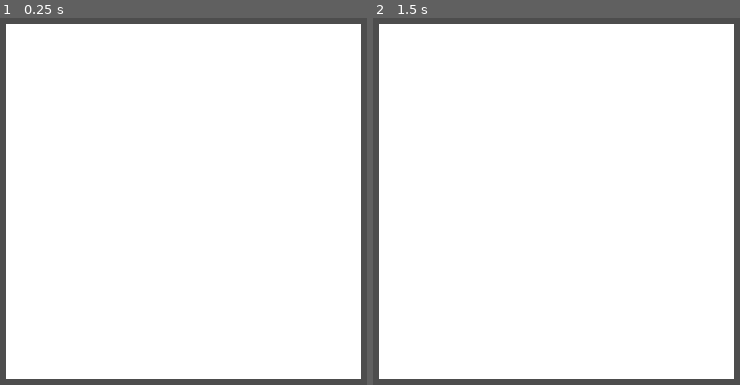
Above: before the commit, frames 1-2 (left to right).
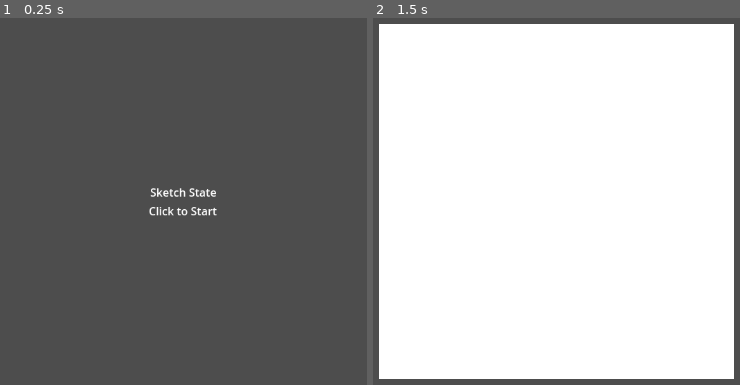
Above: after the commit, the same moments.

Repository: cgo722/Propaganda
Game: Godot game, scene res://MainScene.tscn
Two runs of this game, one before a commit and one after it. Both use one fixed random seed, a clock stepped at 60 frames per second and the inputs below.
Inputs (mouse positions are in pixels of both pictures, inside the frame that each line leads up to):
- Up to frame 1 (0.25 s): no input
- Up to frame 2 (1.5 s): tap Enter at 0.5 s; move the mouse to (732, 179) at 0.52 s; click (732, 179) at 0.67 s; tap Space at 1.25 s; move the mouse to (395, 223) at 1.27 s; click (395, 223) at 1.42 s

The runs differ from the first frame. In frame 1, 93% of the frame differs, in the area x 1-99%, y 1-99%; in frame 2, nothing differs.

Commit message:
Got a main menu working. Started making Scenario Resources. I made a Player Resource as well.

Diff:
--- a/Gamemanager.gd
+++ b/Gamemanager.gd
@@ -1,14 +1,23 @@
 extends Node
+
+enum GameState { MENU, PLAYING, EVENT, RESULT, GAME_OVER }
+
+@export var player_resource: Resource
+
+var current_state: GameState = GameState.MENU
 
 @export var poster_events: Array[Resource] = []
 @export var council_events: Array[Resource] = []
 
+@export var main_menu_scene: PackedScene
+@export var canvas_scene: PackedScene
 
 var preloaded_poster_events: Array[Resource] = []
 var preloaded_council_events: Array[Resource] = []
 
 func _ready():
 	preload_random_events()
+	_show_main_menu()
 
 func preload_random_events():
 	preloaded_poster_events.clear()
@@ -33,16 +42,69 @@
 	return preloaded_council_events.pop_front()
 
 
+func set_state(new_state: GameState):
+	current_state = new_state
+	match new_state:
+		GameState.MENU:
+			# Handle menu setup
+			pass
+		GameState.PLAYING:
+			# Begin run or resume loop
+			pass
+		GameState.EVENT:
+			_on_enter_event_state()
+		GameState.RESULT:
+			# Show evaluation or results
+			pass
+		GameState.GAME_OVER:
+			# Handle game over logic
+			pass
+
 # Advances to the next event, automatically choosing from poster or council pools.
-func advance_to_next_event() -> Resource:
+func advance_to_next_event() -> void:
+	set_state(GameState.EVENT)
+
+func _on_enter_event_state():
 	if preloaded_poster_events.is_empty() and preloaded_council_events.is_empty():
 		preload_random_events()
 
+	var next_event: Resource = null
+
 	if randi() % 2 == 0 and not preloaded_poster_events.is_empty():
-		return preloaded_poster_events.pop_front()
+		next_event = preloaded_poster_events.pop_front()
 	elif not preloaded_council_events.is_empty():
-		return preloaded_council_events.pop_front()
+		next_event = preloaded_council_events.pop_front()
 	elif not preloaded_poster_events.is_empty():
-		return preloaded_poster_events.pop_front()
+		next_event = preloaded_poster_events.pop_front()
+
+	if next_event != null:
+		# Show or process the next event here
+		print("Next event loaded:", next_event)
 	else:
-		return null
+		set_state(GameState.GAME_OVER)
+
+
+# Helper functions for scene management
+func _show_main_menu():
+	if not main_menu_scene:
+		push_error("main_menu_scene is not assigned.")
+		return
+	var main_menu = main_menu_scene.instantiate()
+	add_child(main_menu)
+	main_menu.connect("start_game", Callable(self, "_on_start_game"))
+
+func _on_start_game():
+	var main_menu = get_node("MainMenu")
+	if main_menu:
+		main_menu.queue_free()
+
+	if not canvas_scene:
+		push_error("canvas_scene is not assigned.")
+		return
+	var canvas = canvas_scene.instantiate()
+	add_child(canvas)
+	if player_resource:
+		print("Loaded player resource:", player_resource)
+	else:
+		push_error("player_resource is not assigned.")
+	set_state(GameState.PLAYING)
--- a/MainScene.tscn
+++ b/MainScene.tscn
@@ -1,16 +1,12 @@
-[gd_scene load_steps=3 format=3 uid="uid://b80w8xfo5xyax"]
+[gd_scene load_steps=5 format=3 uid="uid://b80w8xfo5xyax"]
 
 [ext_resource type="Script" uid="uid://dtkq4iryfab8v" path="res://Gamemanager.gd" id="1_3mqji"]
+[ext_resource type="PackedScene" uid="uid://dpvj5c0rs5yt7" path="res://Scenes/UI/Main Menu.tscn" id="2_rpqi1"]
+[ext_resource type="Resource" uid="uid://drw0t80ih0s4o" path="res://Player.tres" id="2_uxrcv"]
 [ext_resource type="PackedScene" uid="uid://bwucweamgsob8" path="res://Scenes/Drawing/Drawing Canvas.tscn" id="2_x4av3"]
 
 [node name="Gamemanager" type="Node"]
 script = ExtResource("1_3mqji")
-
-[node name="DrawingCanvas" parent="." instance=ExtResource("2_x4av3")]
-anchors_preset = 8
-anchor_left = 0.5
-anchor_top = 0.5
-anchor_right = 0.5
-anchor_bottom = 0.5
-size_flags_horizontal = 4
-size_flags_vertical = 4
+player_resource = ExtResource("2_uxrcv")
+main_menu_scene = ExtResource("2_rpqi1")
+canvas_scene = ExtResource("2_x4av3")
--- /dev/null
+++ b/Player.tres
@@ -0,0 +1,16 @@
+[gd_resource type="Resource" script_class="PlayerResource" load_steps=2 format=3 uid="uid://drw0t80ih0s4o"]
+
+[ext_resource type="Script" uid="uid://bliww08418swj" path="res://PlayerResource.gd" id="1_vo43o"]
+
+[resource]
+script = ExtResource("1_vo43o")
+player_name = "The Royal Illustrator"
+age = 15
+favor = 5
+society = 5
+chaos = 0
+tools_unlocked = Array[String](["brush_basic", "black"])
+current_modifiers = Array[String]([])
+scenario_history = Array[Resource]([])
+turns_survived = 0
+metadata/_custom_type_script = "uid://bliww08418swj"
--- /dev/null
+++ b/PlayerResource.gd
@@ -0,0 +1,13 @@
+extends Resource
+
+class_name PlayerResource
+
+@export var player_name: String = "The Royal Illustrator"
+@export var age: int = 0
+@export var favor: int = 5 # King’s opinion (0-10 scale)
+@export var society: int = 5 # Public opinion (0-10 scale)
+@export var chaos: int = 0 # Optional: for random events
+@export var tools_unlocked: Array[String] = ["brush_basic", "black"] # Drawing tools/colors
+@export var current_modifiers: Array[String] = [] # Active boss effects or chaos rules
+@export var scenario_history: Array[Resource] = [] # Previously seen ScenarioResources
+@export var turns_survived: int = 0
--- /dev/null
+++ b/Scenes/Events/EventUI.tscn
@@ -0,0 +1,36 @@
+[gd_scene load_steps=2 format=3 uid="uid://dcfxn6v5w7xo4"]
+
+[sub_resource type="StyleBoxFlat" id="StyleBoxFlat_mjc3n"]
+bg_color = Color(0.728883, 0.561414, 0.431656, 1)
+
+[node name="EventUi" type="Control"]
+layout_mode = 3
+anchors_preset = 15
+anchor_right = 1.0
+anchor_bottom = 1.0
+grow_horizontal = 2
+grow_vertical = 2
+
+[node name="VBoxContainer" type="VBoxContainer" parent="."]
+layout_mode = 1
+anchors_preset = 8
+anchor_left = 0.5
+anchor_top = 0.5
+anchor_right = 0.5
+anchor_bottom = 0.5
+offset_left = -40.5
+offset_top = -20.0
+offset_right = 40.5
+offset_bottom = 20.0
+grow_horizontal = 2
+grow_vertical = 2
+
+[node name="Label" type="Label" parent="VBoxContainer"]
+layout_mode = 2
+text = "Event Text"
+
+[node name="Panel" type="Panel" parent="VBoxContainer"]
+custom_minimum_size = Vector2(348.47, 346.55)
+layout_mode = 2
+size_flags_horizontal = 4
+theme_override_styles/panel = SubResource("StyleBoxFlat_mjc3n")
--- /dev/null
+++ b/Scenes/Events/Poster Event/Regular Posters/Regular 1.tres
@@ -0,0 +1,13 @@
+[gd_resource type="Resource" script_class="ScenarioResource" load_steps=2 format=3 uid="uid://bvk8i2whi6rs3"]
+
+[ext_resource type="Script" uid="uid://c5vcbbjy3h0rm" path="res://Scenes/Events/ScenarioResource.gd" id="1_otc4d"]
+
+[resource]
+script = ExtResource("1_otc4d")
+title = ""
+body_text = ""
+is_poster = true
+tags = Array[String]([])
+requirements = Array[String]([])
+effects = {}
+metadata/_custom_type_script = "uid://c5vcbbjy3h0rm"
--- /dev/null
+++ b/Scenes/UI/Main Menu.tscn
@@ -0,0 +1,36 @@
+[gd_scene load_steps=2 format=3 uid="uid://dpvj5c0rs5yt7"]
+
+[ext_resource type="Script" uid="uid://dyvel6pgt18n1" path="res://Scenes/UI/main_menu.gd" id="1_totuj"]
+
+[node name="MainMenu" type="Control"]
+layout_mode = 3
+anchors_preset = 15
+anchor_right = 1.0
+anchor_bottom = 1.0
+grow_horizontal = 2
+grow_vertical = 2
+size_flags_horizontal = 4
+size_flags_vertical = 4
+script = ExtResource("1_totuj")
+
+[node name="VBoxContainer" type="VBoxContainer" parent="."]
+layout_mode = 1
+anchors_preset = 15
+anchor_right = 1.0
+anchor_bottom = 1.0
+grow_horizontal = 2
+grow_vertical = 2
+alignment = 1
+
+[node name="Title" type="RichTextLabel" parent="VBoxContainer"]
+layout_mode = 2
+size_flags_vertical = 4
+text = "Sketch State"
+fit_content = true
+horizontal_alignment = 1
+
+[node name="StartGameText" type="RichTextLabel" parent="VBoxContainer"]
+layout_mode = 2
+text = "Click to Start"
+fit_content = true
+horizontal_alignment = 1
--- /dev/null
+++ b/Scenes/UI/main_menu.gd
@@ -0,0 +1,8 @@
+
+extends Control
+
+signal start_game
+
+func _gui_input(event):
+	if event is InputEventMouseButton and event.pressed and event.button_index == MOUSE_BUTTON_LEFT:
+		emit_signal("start_game")
Not shown, added: PlayerResource.gd.uid
Not shown, added: Scenes/UI/main_menu.gd.uid
